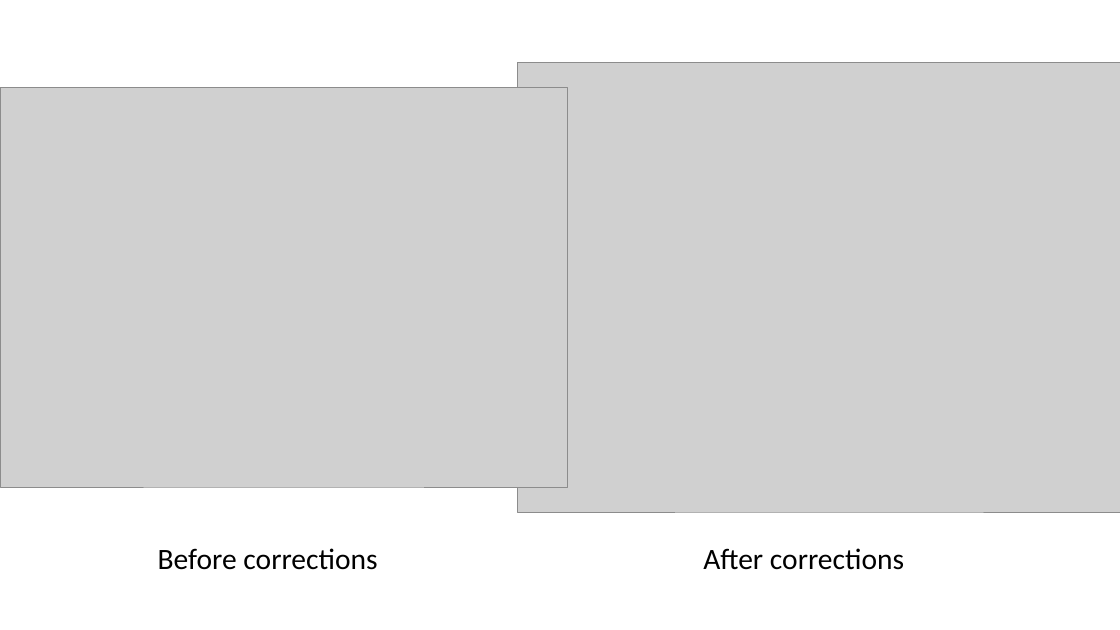
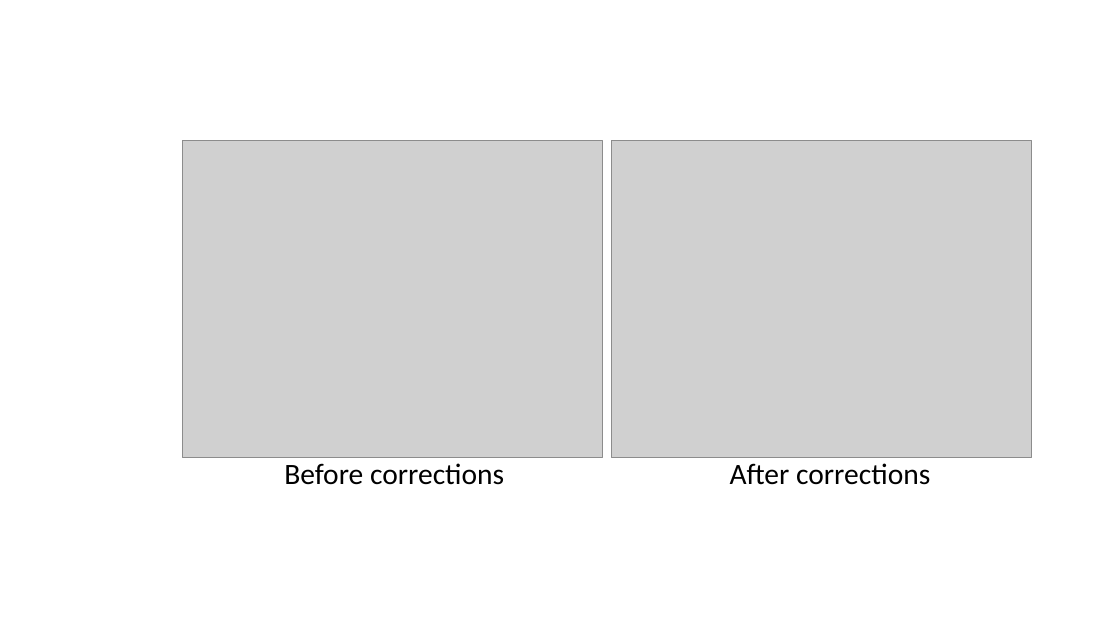
Before and after one commit to jschap1/FlowDirectionToolkit, a slide deck: slide 7 of FlowDirectionCorrections.pptx. Drawn at 1120x630 pixels with LibreOffice and Linux fonts; fonts in the diff are those of the drawing; grey boxes stand for pictures. Boxes give left, top, right and bottom in pixels: in the first picture for what was removed or moved away, otherwise in the second. Text is boxed around its words. In the diff, an @@ line names an element or a change of style, - is before the commit and + after.

```diff
--- a/FlowDirectionCorrections.pptx
+++ b/FlowDirectionCorrections.pptx
@@ picture: place and size @@
-picture at bbox=[0, 87, 567, 487]
+picture at bbox=[182, 140, 602, 458]
@@ picture: place and size @@
-picture at bbox=[518, 62, 1120, 512]
+picture at bbox=[612, 141, 1032, 458]
@@ text "Before corrections": place and size @@
-text "Before corrections" at bbox=[158, 548, 377, 570]
+text "Before corrections" at bbox=[284, 463, 504, 485]
@@ text "After corrections": place and size @@
-text "After corrections" at bbox=[703, 548, 904, 570]
+text "After corrections" at bbox=[730, 463, 930, 485]
```
Also in this commit, not shown: 5 slides added, 17 other files.
